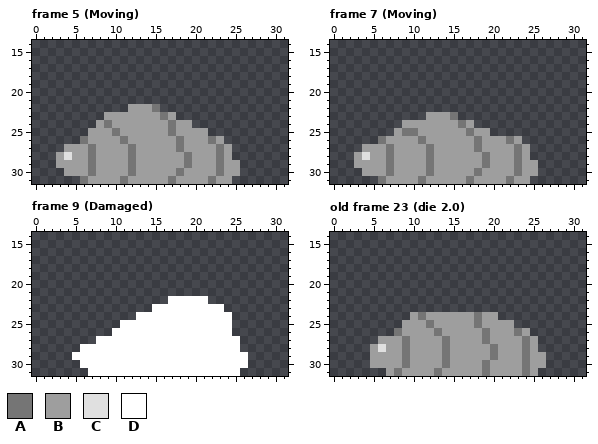
Two versions of one pixel-art file, dots/Aseprite drawings/Enemy01.aseprite. The picture above was drawn from the file before the commit.
32x32 pixels, 48 frames. Shown: frame 5 (Moving): x 0..31, y 14..31; frame 7 (Moving): x 0..31, y 14..31; frame 9 (Damaged): x 0..31, y 14..31; old frame 23 (die 2.0): x 0..31, y 14..31. The commit also changed other frames, which this record leaves out.
Palette (. is transparent): A #757575  B #9e9e9e  C #e0e0e0  D #ffffff
Pixels before, frame 5 (Moving), first column x 3:
22 .........BBBA..........
23 ......BBBBBBBAB........
24 .....BABBBBBBBABB......
25 ....BBBABBBBBBABBBB....
26 ...ABBBBABBBBBBABBBAB..
27 .BBBABBBBABBBBBABBBBAB.
28 BCBBABBBBABBBBBBABBBAB.
29 BBBBABBBBABBBBBBABBBABB
30 .BBBABBBBABBBBBABBBBABB
31 ...ABBBBABBBBBABBBBABB.
Pixels before, frame 7 (Moving), first column x 3:
23 .........BBBA..........
24 ......BBBBBBBAB........
25 .....BAABBBBBBABB......
26 ...ABBBBABBBBBBABBBAB..
27 .BBBABBBBABBBBBABBBBAB.
28 BCBBABBBBABBBBBBABBBAB.
29 BBBBABBBBABBBBBBABBBABB
30 .BBBABBBBABBBBBABBBBABB
31 ...ABBBBABBBBBABBBBABB.
Pixels before, frame 9 (Damaged), first column x 5:
22 ............DDDDD.....
23 ..........DDDDDDDDD...
24 ........DDDDDDDDDDDD..
25 ......DDDDDDDDDDDDDD..
26 .....DDDDDDDDDDDDDDD..
27 ...DDDDDDDDDDDDDDDDDD.
28 .DDDDDDDDDDDDDDDDDDDD.
29 DDDDDDDDDDDDDDDDDDDDDD
30 .DDDDDDDDDDDDDDDDDDDDD
31 ..DDDDDDDDDDDDDDDDDDD.
Pixels before, old frame 23 (die 2.0), first column x 5:
24 .....BABBBBBBABB......
25 ....BBBABBBBBABBBB....
26 ...ABBBBABBBBBABBBAB..
27 .BBBABBBBABBBBABBBBAB.
28 BCBBABBBBABBBBBABBBAB.
29 BBBBABBBBABBBBBABBBABB
30 BBBBABBBBABBBBABBBBABB
31 ..BABBBBABBBBBABBBBAB.
New version:
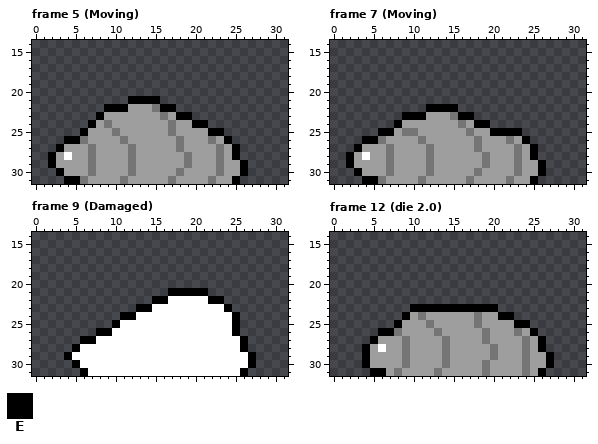
Colours new in this view: E #000000
A new or re-ordered frame is compared with the old frame closest to it.
Changes in this commit:
frames re-ordered
Changed rows in their new state; - is an unchanged pixel.
Frame 5 (Moving):
first column x 2:
21 ----------EEEE-----------
22 -------EEE----EE---------
23 ------E---------EE-------
24 -----E------------EE-----
25 ----E---------------EE---
26 --EE------------------E--
27 -E---------------------E-
28 E-D--------------------E-
29 E-----------------------E
30 -E----------------------E
31 --EE-------------------E-
Frame 7 (Moving):
first column x 2:
22 ----------EEEE-----------
23 -------EEE----EE---------
24 ------E---------EE-------
25 ----EE------------EEEE---
26 --EE------------------E--
27 -E---------------------E-
28 E-D--------------------E-
29 E-----------------------E
30 -E----------------------E
31 --EE-------------------E-
Frame 9 (Damaged):
first column x 4:
21 -------------EEEEE------
22 -----------EE-----EE----
23 ---------EE---------E---
24 -------EE------------E--
25 ------E--------------E--
26 ----EE---------------E--
27 --EE------------------E-
28 -E--------------------E-
29 E----------------------E
30 -E---------------------E
31 --E-------------------E-
Frame 12 (die 2.0) against old frame 23 (die 2.0):
first column x 4:
23 ------EEEEEEEEEEE-------
24 -----E-----------EE-----
25 ----E--------------EE---
26 --EE-----------------E--
27 -E--------------------E-
28 E-D-------------------E-
29 E----------------------E
30 E----------------------E
31 -EE-------------------E-
Pixel boxes of the changes (left, top, right, bottom) in both pictures:
changed: (48, 96, 248, 184)
changed: (346, 104, 546, 184)
added: (64, 288, 256, 376)
changed: (362, 304, 554, 376)
